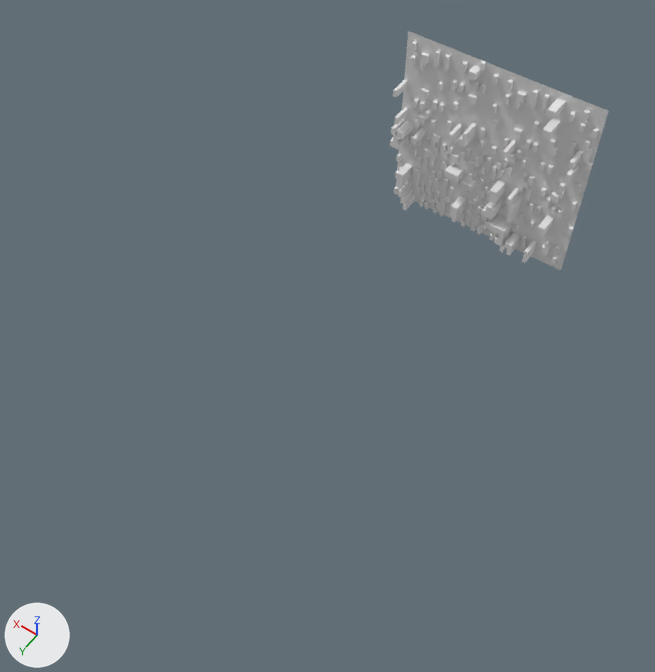
The FBX model Assets/Assets3D/Backgrounds/Alivasion_Background_City.fbx: old version first, new version second.
Rendered twice from a 50 mm camera at (-1339.0, 3211.0, 2959.0) aimed at (53.0, 1261.0, -104.0). The axes (+X, +Y, +Z) are drawn at lower left. The lights are the same throughout.

In view in the first picture: 'Background_City'.
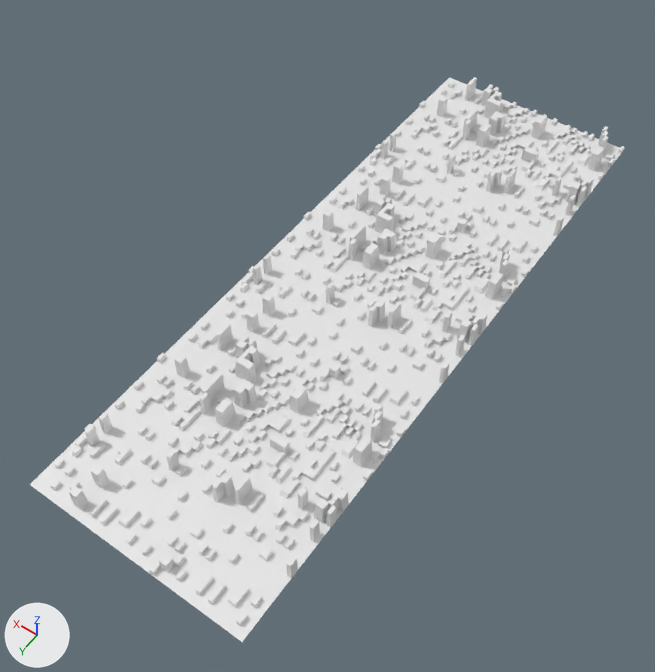
Boxes [x1, y1, x2, y2] around the edits, measured in the pictures (655 x 672 px; the box of a moved part takes in the faces that stretch with it):
'Background_City', reshaped, turned
    before: [390, 31, 609, 270]
    after: [30, 77, 625, 642]
part 1 of me_background_city, added
    after: [206, 182, 529, 430]
part 2 of me_background_city, added
    after: [30, 314, 406, 642]
part 3 of me_background_city, moved or reshaped
    before: [390, 41, 599, 264]
    after: [358, 77, 625, 264]

The change, as a diff of the scene's bpy script:
```diff
--- a/Assets/Assets3D/Backgrounds/Alivasion_Background_City.fbx.py
+++ b/Assets/Assets3D/Backgrounds/Alivasion_Background_City.fbx.py
@@ me_background_city @@
 # used by ob_background_city; location = (0.0, 0.0, 0.0)
-me_background_city.from_pydata(...)  # 2480 vertices, 2382 faces; spans x -497.0..503.0, y -8.0..88.0, z -477.0..523.0
+me_background_city.from_pydata(...)  # 7440 vertices, 7146 faces; spans x -497.0..503.0, y -8.0..88.0, z -477.0..2522.0
+# me_background_city part 1: a new loose piece of 2480 vertices spanning x -497.0..503.0, y -8.0..88.0, z 522.0..1522.0
+# me_background_city part 2: a new loose piece of 2480 vertices spanning x -497.0..503.0, y -8.0..88.0, z 1522.0..2522.0
+# me_background_city part 3: 865 vertices removed from x -497.0..503.0, y 10.0..88.0, z -477.0..523.0; 865 vertices added at x -496.0..502.0, y 10.0..88.0, z -475.0..517.0
@@ ob_background_city @@
 ob_background_city.location = (0.0, 0.0, 0.0)
+ob_background_city.rotation_euler = (1.571, 0.0, -3.142)  # degrees (90, 0, -180)
```
